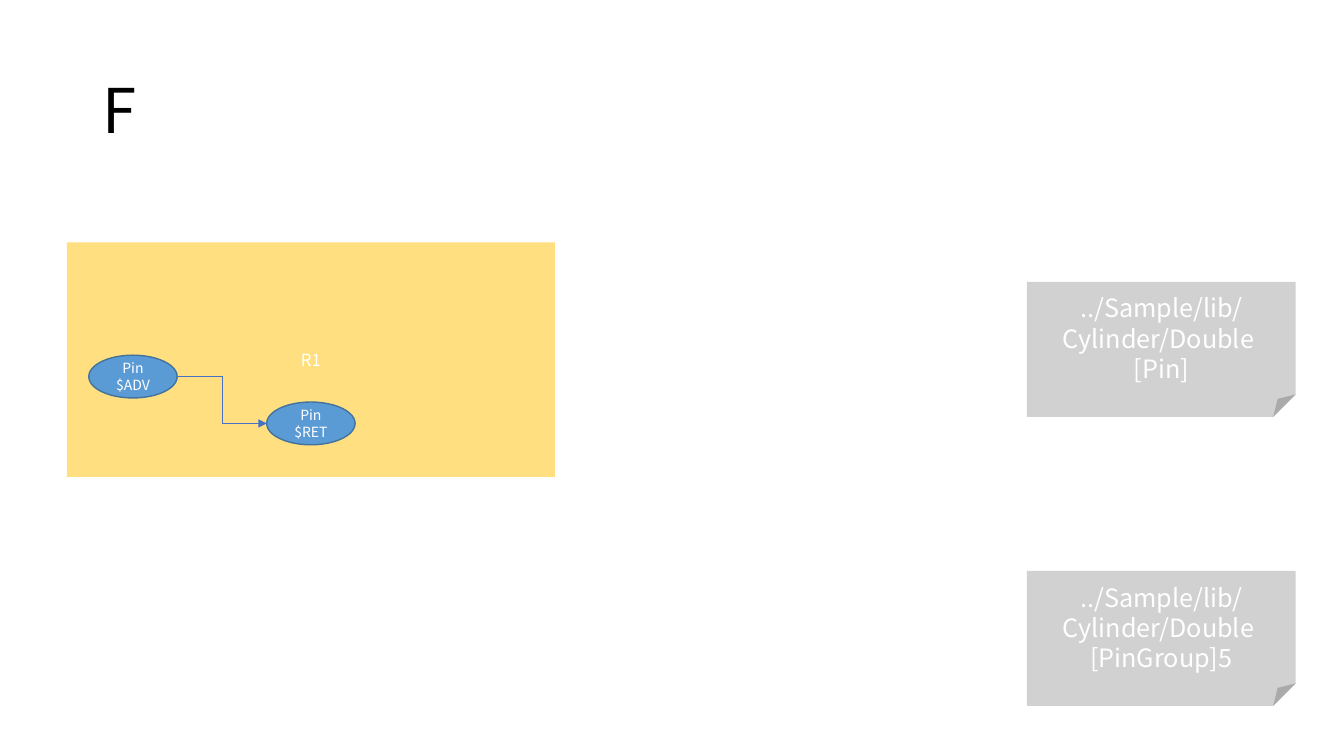
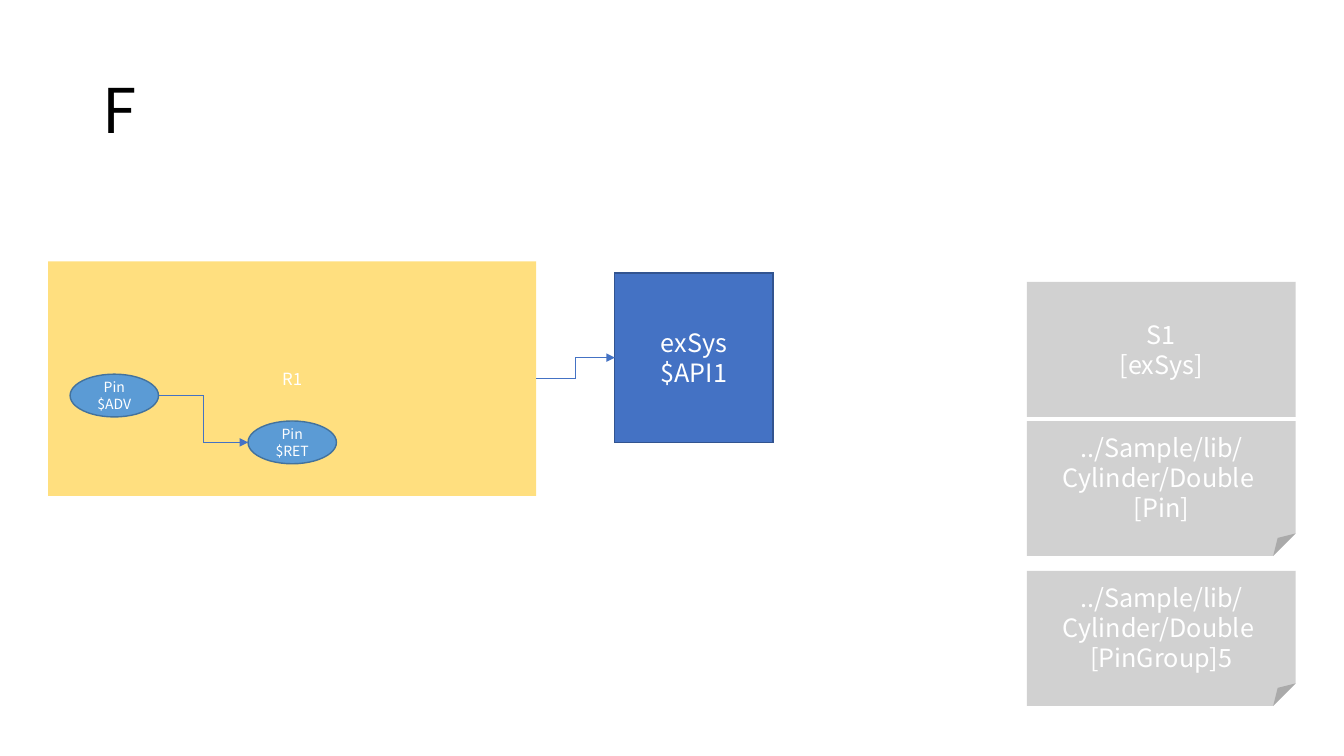
Before and after one commit to DualsoftDev/ds, a slide deck: slide 4 of DsDotNet/src/UnitTest/UnitTest.Engine/ImportOffice/Sample/s.pptx. Drawn at 1344x756 pixels with LibreOffice and Linux fonts; fonts in the diff are those of the drawing. Boxes give left, top, right and bottom in pixels: in the first picture for what was removed or moved away, otherwise in the second. Text is boxed around its words. In the diff, an @@ line names an element or a change of style, - is before the commit and + after.

Commit message:
TaskLink ppt

```diff
--- a/DsDotNet/src/UnitTest/UnitTest.Engine/ImportOffice/Sample/s.pptx
+++ b/DsDotNet/src/UnitTest/UnitTest.Engine/ImportOffice/Sample/s.pptx
@@ rectangle added at (615,273,773,443), fill #4472C4, outline #325491 1 pt, 18 pt, text #FFFFFF @@
+exSys
+$API1
@@ folded corner "S1" at (1027,282,1297,417): proportions changed @@
@@ text in folded corner at (1120,326,1203,379): text changed @@
-../Sample/lib/Cylinder/Double
-[Pin]
+S1
+[exSys]
@@ elbow arrow added from (536, 379) to (615, 358), #4472C4 0.5 pt @@
@@ 2 ellipses, 1 rectangle, 1 elbow arrow: place and size @@
-2 ellipses, 1 rectangle, 1 elbow arrow at (67,243,555,478)
+2 ellipses, 1 rectangle, 1 elbow arrow at (48,261,536,496)
@@ folded corner added at (1027,421,1297,557), fill #A5A5A5 at 50% opacity, 18 pt, text #FFFFFF @@
+../Sample/lib/Cylinder/Double
+[Pin]
```
Also in this commit, not shown: 15 other files.
